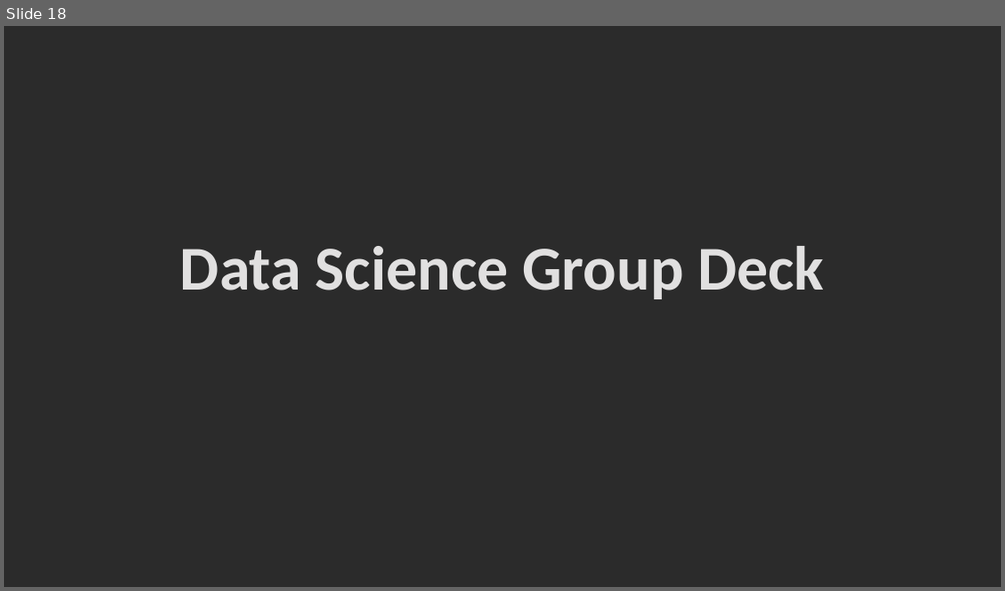
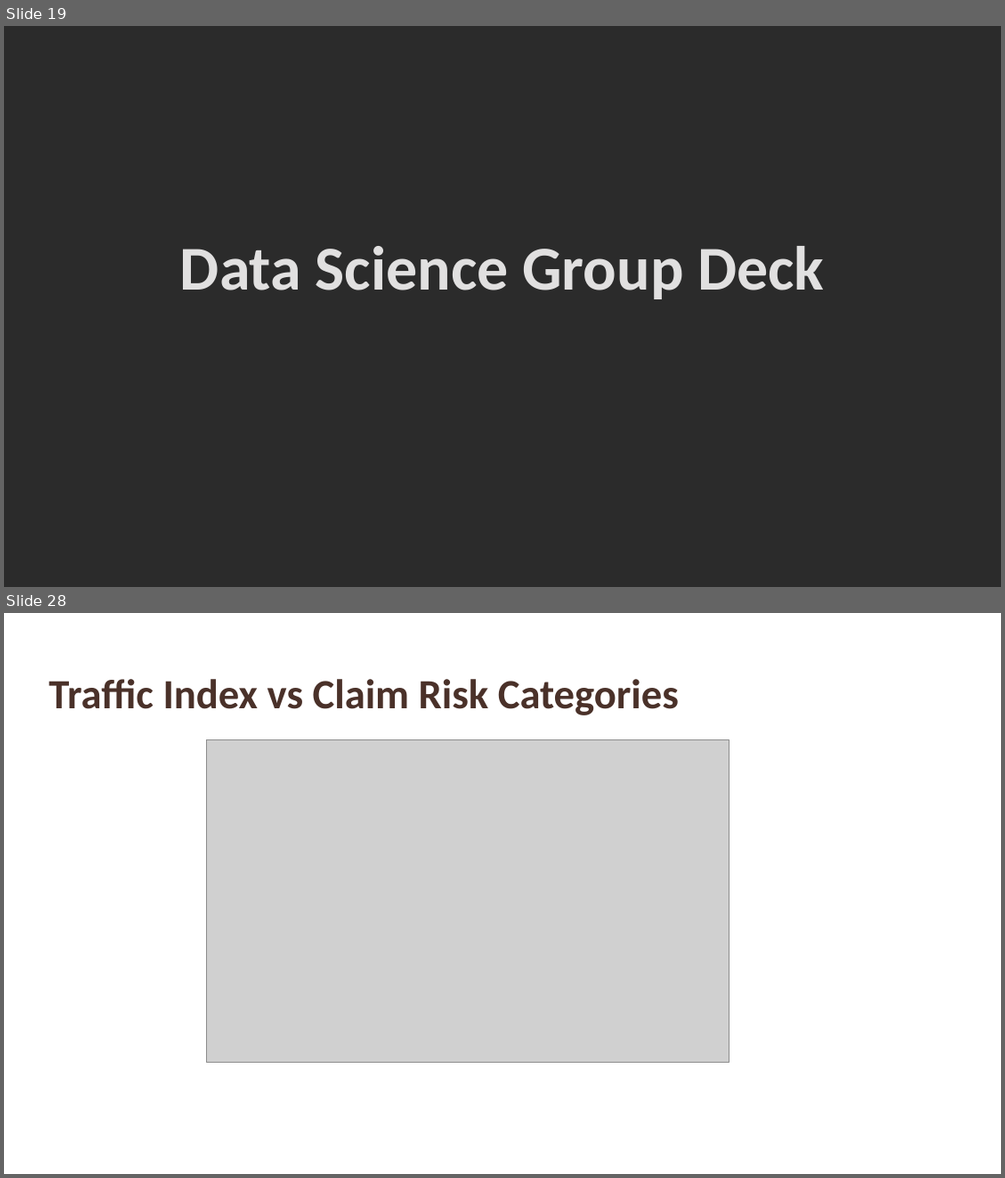
Before and after one commit to suhitasva/Auto_Insurance_Study, a slide deck: Insurance_Case_Study_Results_SVA.pptx. Shown one above the other, each under a label of ours: slide 18 before the commit, slides 19 and 28 after it; the slides between them are not shown. The pictures are 1005x591 and 1005x1178 pixels, drawn with LibreOffice and Linux fonts; fonts in the diff are those of the drawing; grey boxes stand for pictures; background and template pictures are left out; a plain dark background stands for a picture behind light text. Boxes give left, top, right and bottom in pixels: in the first picture for what was removed or moved away, otherwise in the second. Text is boxed around its words. In the diff, an @@ line names an element or a change of style, - is before the commit and + after.

```diff
--- a/Insurance_Case_Study_Results_SVA.pptx
+++ b/Insurance_Case_Study_Results_SVA.pptx
@@ slide 28 added at [4, 613, 1001, 1174], background picture (left out) @@
@@ title added at [48, 679, 679, 715], 40 pt, text #4A3128, bold @@
+Traffic Index vs Claim Risk Categories
@@ picture added at [207, 740, 729, 1062] @@
@@ what was slide 18 is now slide 19 @@
```
Also in this commit, not shown: 1 slide changed, 14 other slides added, 4 slides removed.
